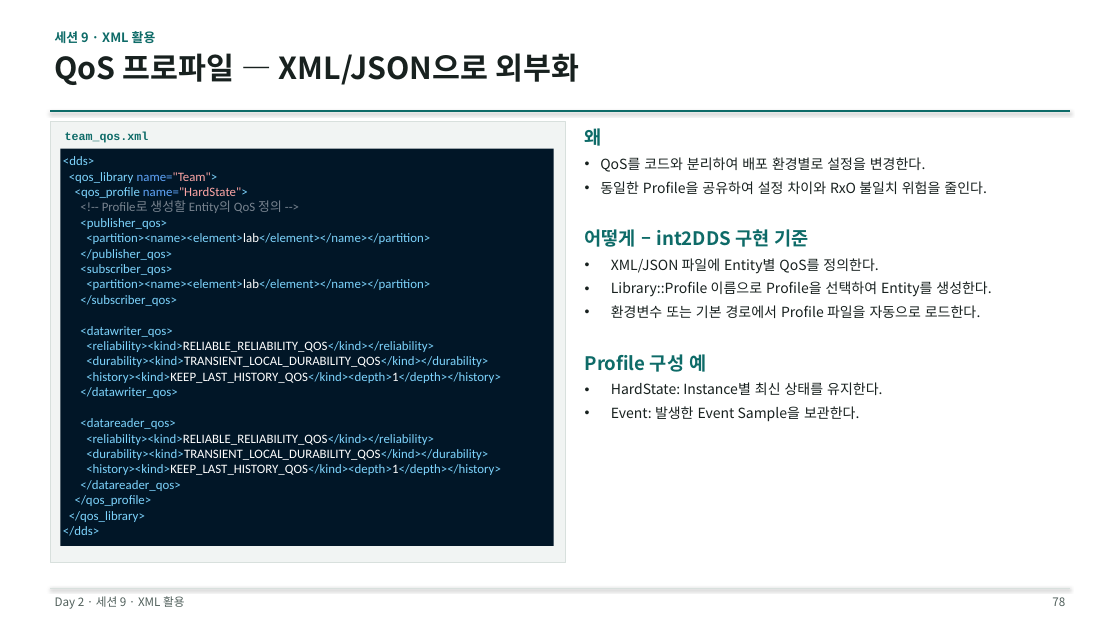
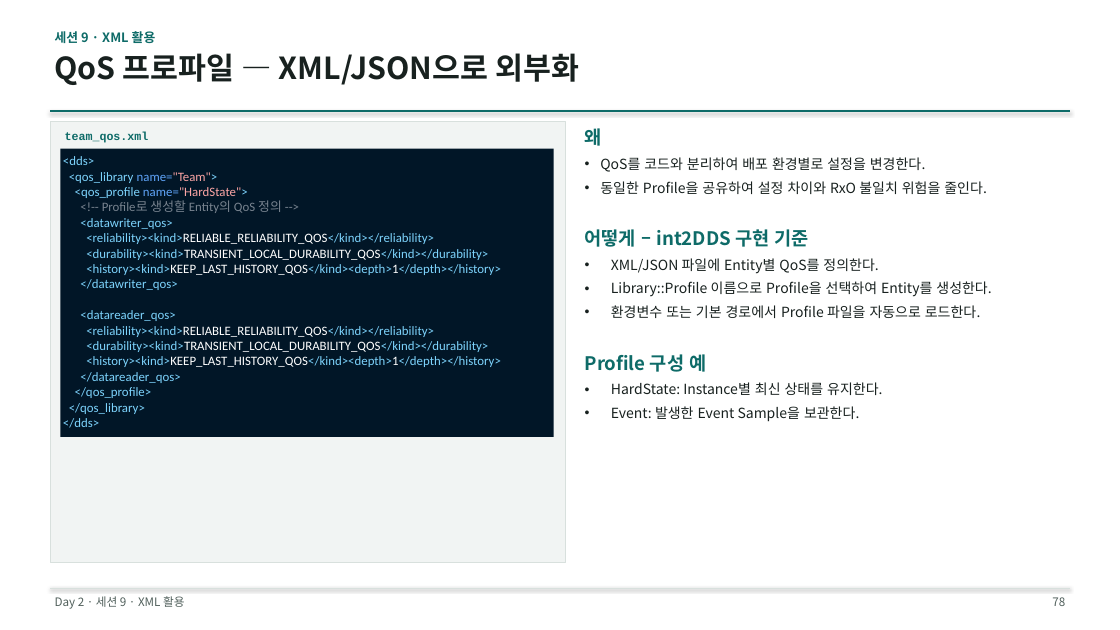
Before and after one commit to IntellectusCorp/int2DDS-lecture, a slide deck: slide 63 of int2dds-lecture.pptx. Drawn at 1120x630 pixels with LibreOffice and Linux fonts; fonts in the diff are those of the drawing. Boxes give left, top, right and bottom in pixels: in the first picture for what was removed or moved away, otherwise in the second. Text is boxed around its words. In the diff, an @@ line names an element or a change of style, - is before the commit and + after.

```diff
--- a/int2dds-lecture.pptx
+++ b/int2dds-lecture.pptx
@@ rectangle "<dds>": place and size @@
-rectangle "<dds>" at bbox=[60, 149, 554, 546]
+rectangle "<dds>" at bbox=[60, 149, 554, 437]
@@ text in rectangle at bbox=[80, 218, 430, 306]: paragraphs removed @@
-<publisher_qos>
-<partition><name><element>lab</element></name></partition>
-</publisher_qos>
-<subscriber_qos>
-<partition><name><element>lab</element></name></partition>
-</subscriber_qos>
```
Also in this commit, not shown: 14 other slides changed, 6 slides added, 5 slides removed.
